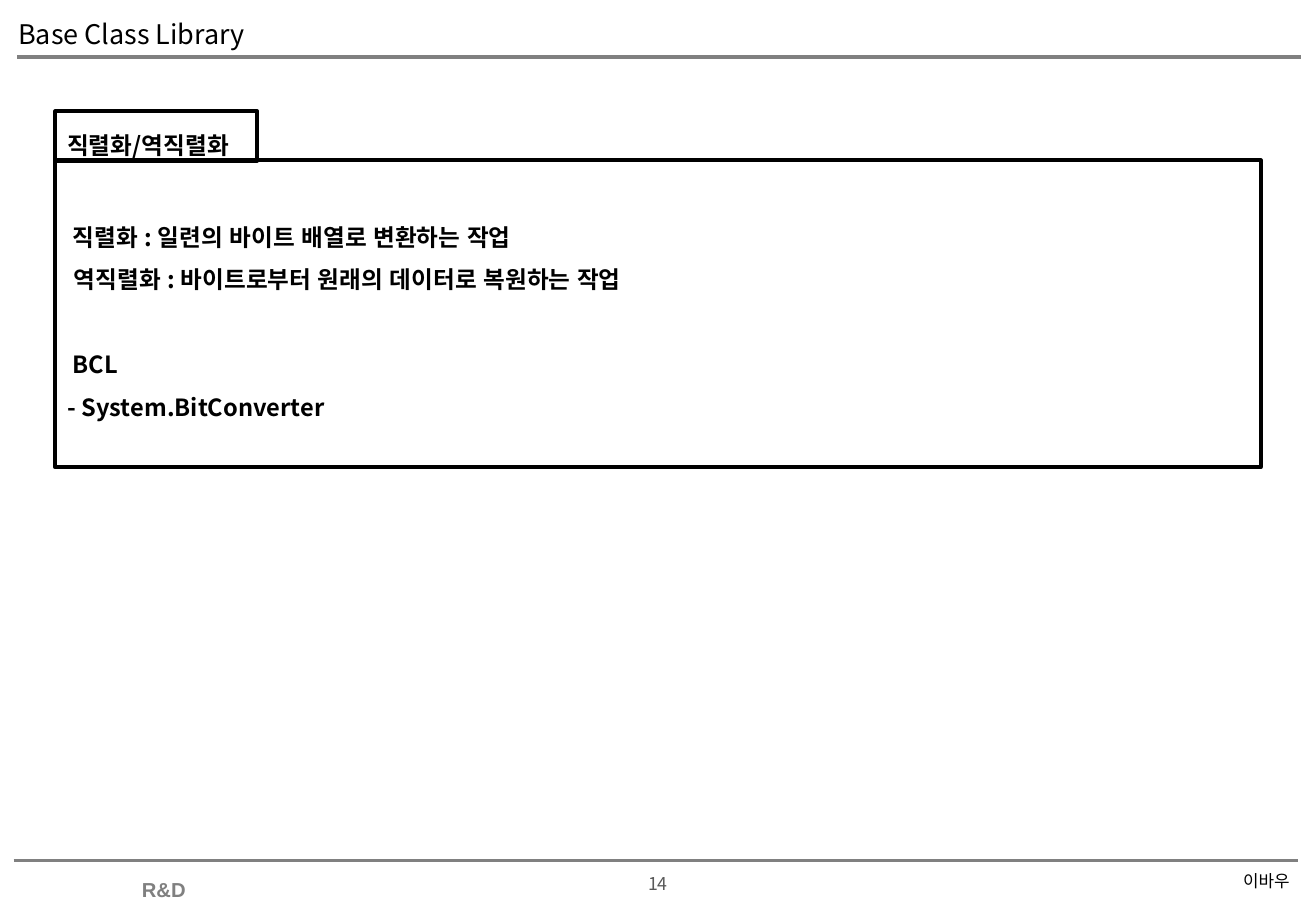
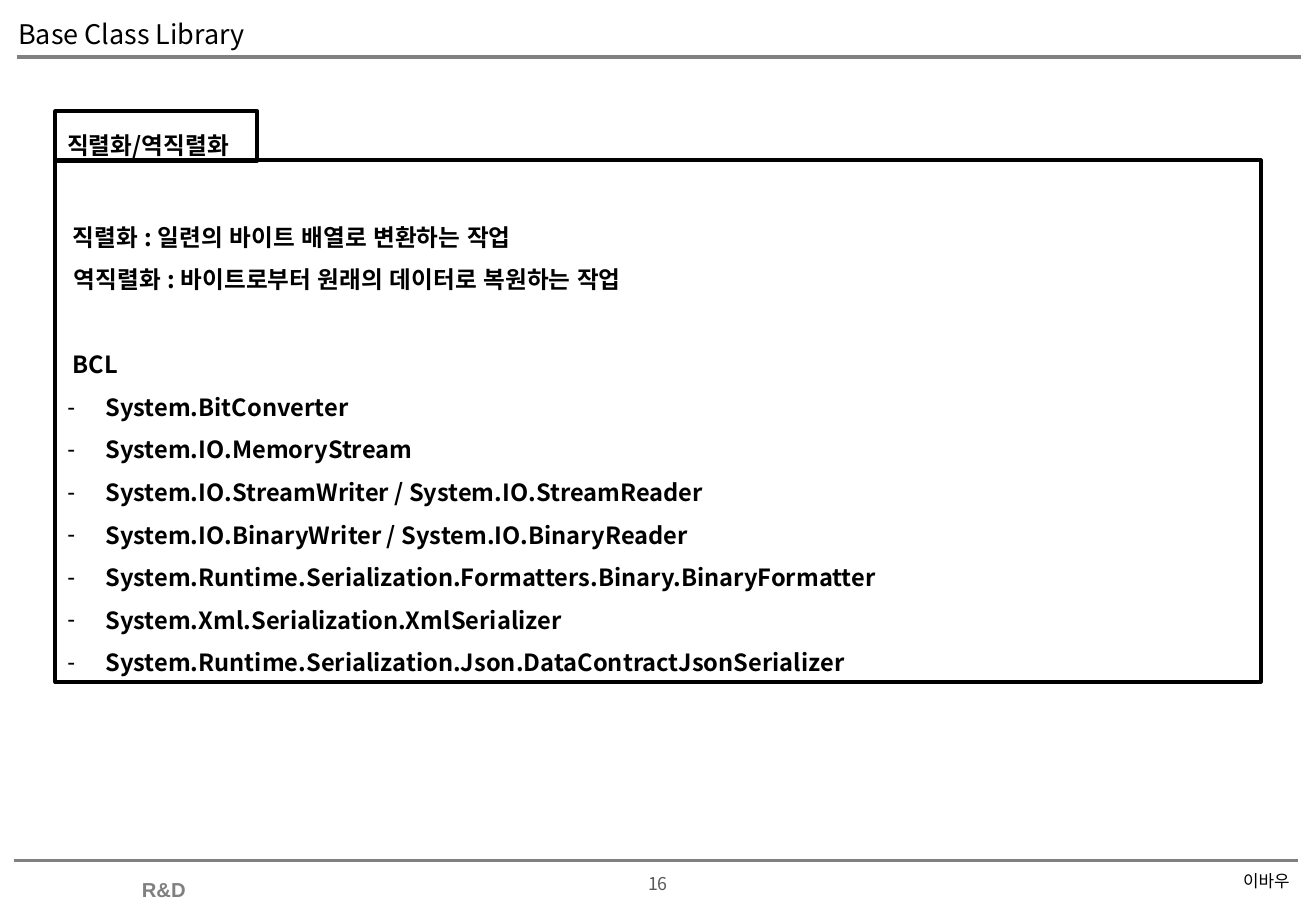
Before and after one commit to soultomind/CSharpStudy, a slide deck: slide 16 of CSharpStudy.Day20200627/Base Class Library.pptx (slide 14 before the commit). Drawn at 1316x911 pixels with LibreOffice and Linux fonts; fonts in the diff are those of the drawing; background and template pictures are left out. Boxes give left, top, right and bottom in pixels: in the first picture for what was removed or moved away, otherwise in the second. Text is boxed around its words. In the diff, an @@ line names an element or a change of style, - is before the commit and + after.

```diff
--- a/CSharpStudy.Day20200627/Base Class Library.pptx
+++ b/CSharpStudy.Day20200627/Base Class Library.pptx
@@ rectangle "직렬화 : 일련의 바이트 배열로 ...": place and size @@
-rectangle "직렬화 : 일련의 바이트 배열로 ..." at [56,160,1261,468]
+rectangle "직렬화 : 일련의 바이트 배열로 ..." at [56,160,1261,683]
@@ text in rectangle at [105,397,875,677]: text changed @@
-- System.BitConverter
+– System.BitConverter
+– System.IO.MemoryStream
+– System.IO.StreamWriter / System.IO.StreamReader
+– System.IO.BinaryWriter / System.IO.BinaryReader
+– System.Runtime.Serialization.Formatters.Binary.BinaryFormatter
+– System.Xml.Serialization.XmlSerializer
+– System.Runtime.Serialization.Json.DataContractJsonSerializer
@@ page number at [648,877,668,890]: text changed @@
-14
+16
```
Also in this commit, not shown: 1 other slide changed, 4 slides added, 1 other file.
